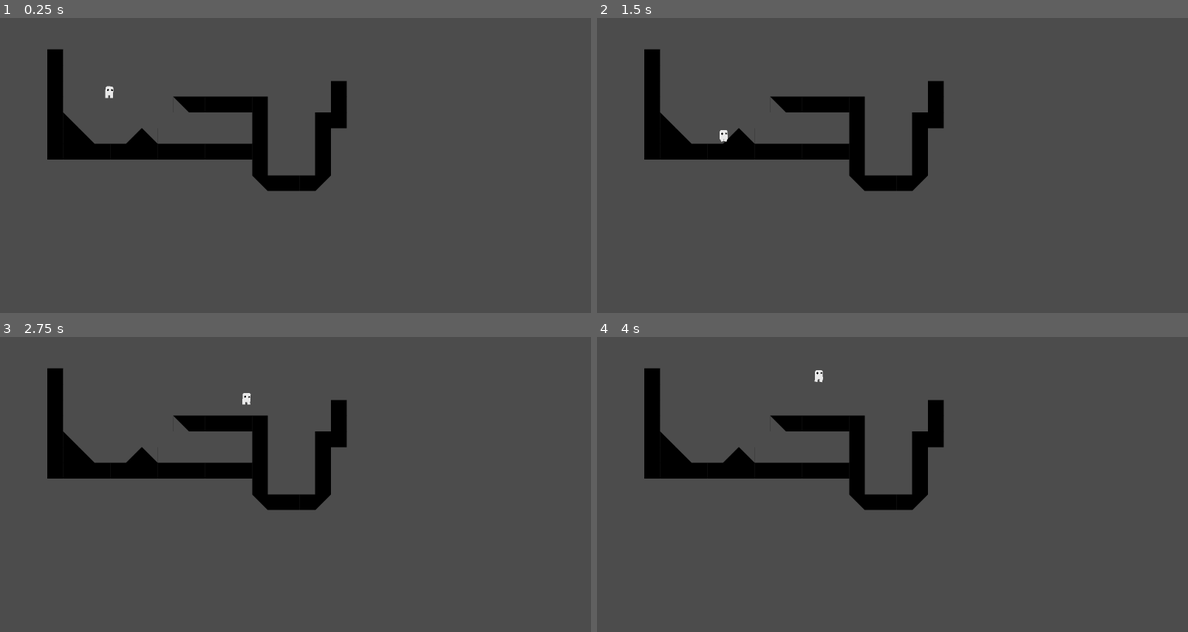
Above: before the commit, frames 1-4 (two rows, left to right).
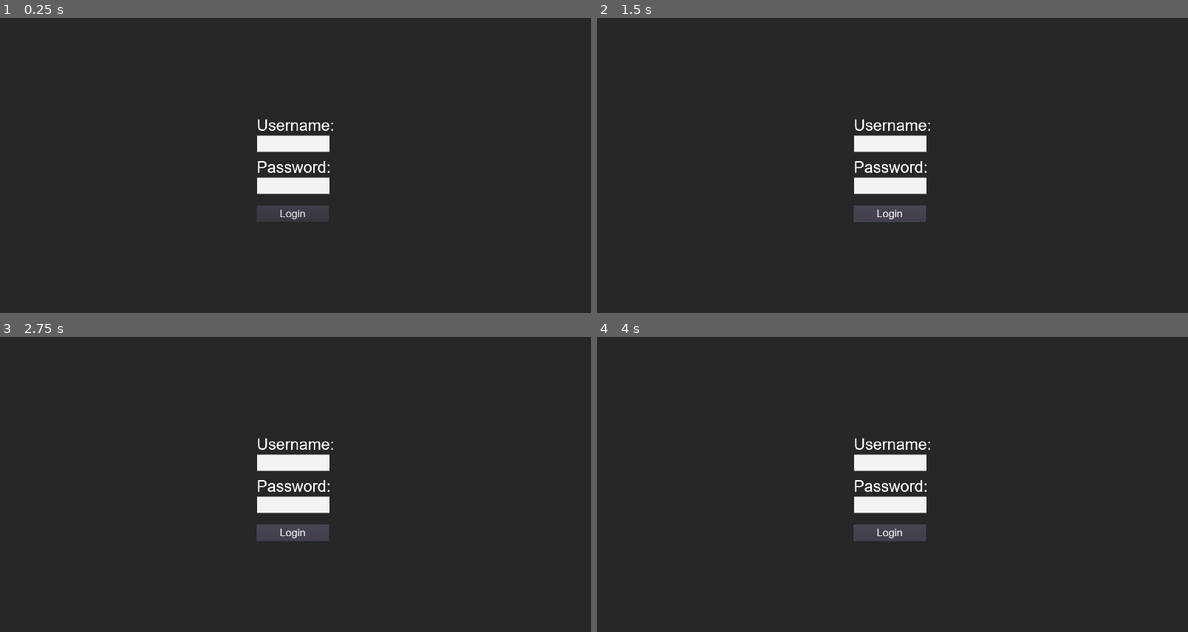
Above: after the commit, the same moments.

Repository: Maigal/gorace
Game: Godot game, scene res://Login.tscn
Two runs of this game, one before a commit and one after it. Both use one fixed random seed, a clock stepped at 60 frames per second and the inputs below. Before the commit the project starts from res://Levels/level_0.tscn.
Inputs (mouse positions are in pixels of both pictures, inside the frame that each line leads up to):
- Up to frame 1 (0.25 s): no input
- Up to frame 2 (1.5 s): click (892, 212) at 0.5 s, where only the run after the commit has a clickable "Login"; tap Enter at 1.25 s; hold Right (move_right) from 1.28 s (still down)
- Up to frame 3 (2.75 s): keep holding Right (move_right); tap Space (jump) at 1.52, 2, 2.27 s
- Up to frame 4 (4 s): tap Enter at 2.75 s; release Right (move_right) at 2.78 s; hold Left (move_left) 2.78-3.53 s; hold Right (move_right) from 3.53 s (still down); tap Space (jump) at 3.77 s

The runs differ from the first frame. In frame 1, 99% of the frame differs, in the area x 0-100%, y 0-100%; in frame 2, 99%; in frame 3, 99%; in frame 4, 99%.

Commit message:
login event finished?

Diff:
--- a/client/project.godot
+++ b/client/project.godot
@@ -16,7 +16,7 @@
 [application]
 
 config/name="GORACE"
-run/main_scene="res://Levels/level_0.tscn"
+run/main_scene="res://Login.tscn"
 config/icon="res://icon.png"
 
 [autoload]
Not shown, changed: server/Events/Login.js
